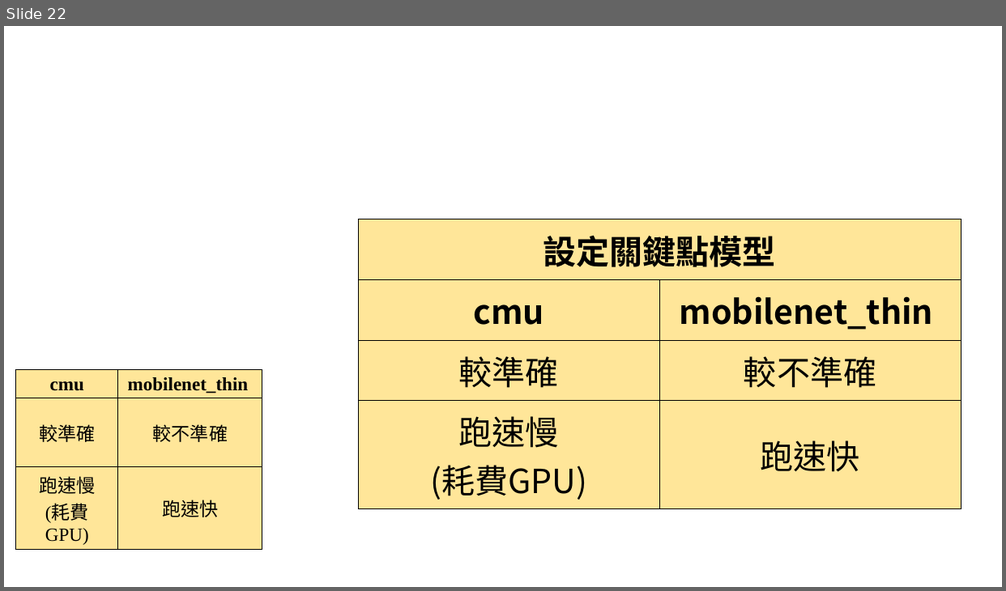
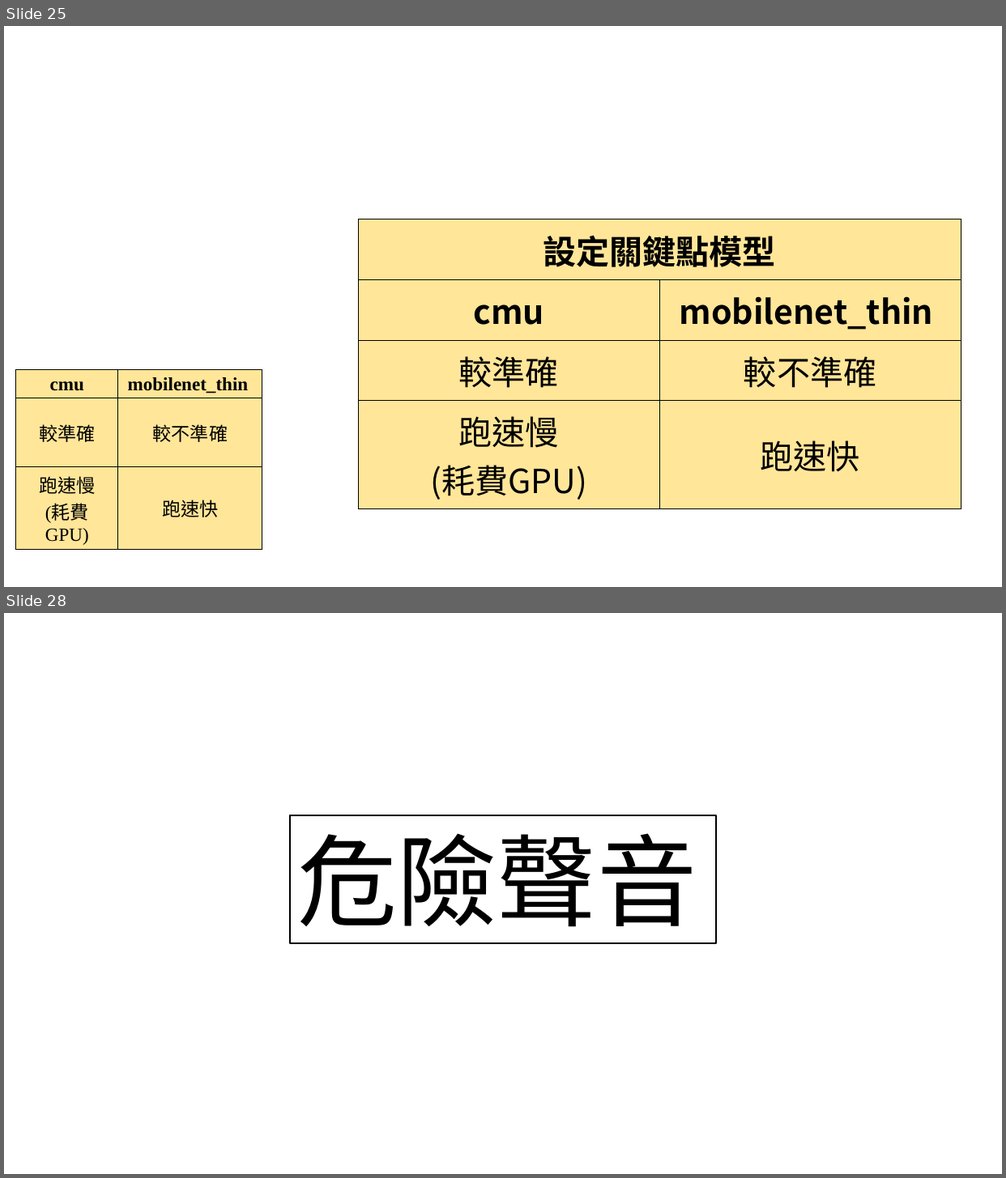
Before and after one commit to Luno82o/FinalProject-Impossible, a slide deck: tfpose-realtime2/結構.pptx. Shown one above the other, each under a label of ours: slide 22 before the commit, slides 25 and 28 after it; the slides between them are not shown. The pictures are 1006x591 and 1006x1178 pixels, drawn with LibreOffice and Linux fonts; fonts in the diff are those of the drawing. Boxes give left, top, right and bottom in pixels: in the first picture for what was removed or moved away, otherwise in the second. Text is boxed around its words. In the diff, an @@ line names an element or a change of style, - is before the commit and + after.

```diff
--- a/tfpose-realtime2/結構.pptx
+++ b/tfpose-realtime2/結構.pptx
@@ slide 28 added at (x1=4, y1=613, x2=1002, y2=1174), background #FFFFFF @@
@@ rectangle added at (x1=290, y1=815, x2=715, y2=944), outline #000000 1.5 pt, 96 pt, text #000000 @@
+危險聲音
@@ what was slide 22 is now slide 25 @@
```
Also in this commit, not shown: 6 slides changed, 4 other slides added, 28 other files.
